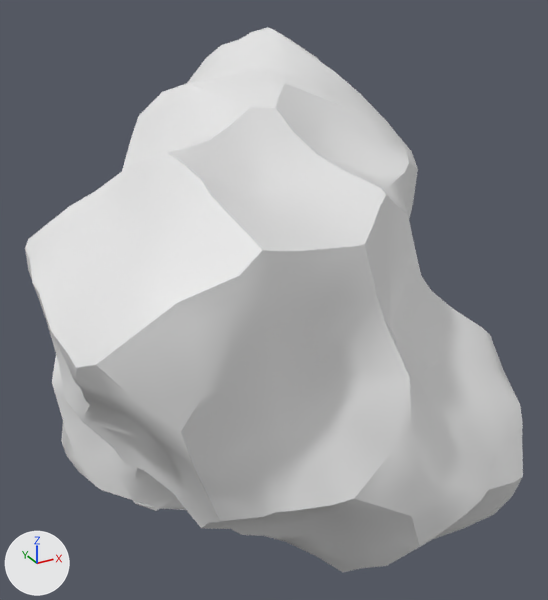
The FBX model Contents/mods/Authentic Z - Lite/media/models_X/AuthenticMeatChunk05.fbx as it was, and as the next commit left it.
One viewpoint serves both versions: a 50 mm lens placed at (-0.00041, -0.001302, 0.000553), pointed at (0.000301, -0.00001, -0.000093). Lighting does not change. The marker at lower left points along +X, +Y and +Z. Where no turn or scale is listed for an object, it has been applied to the vertices.

Names of what the first picture shows: 'rock'.
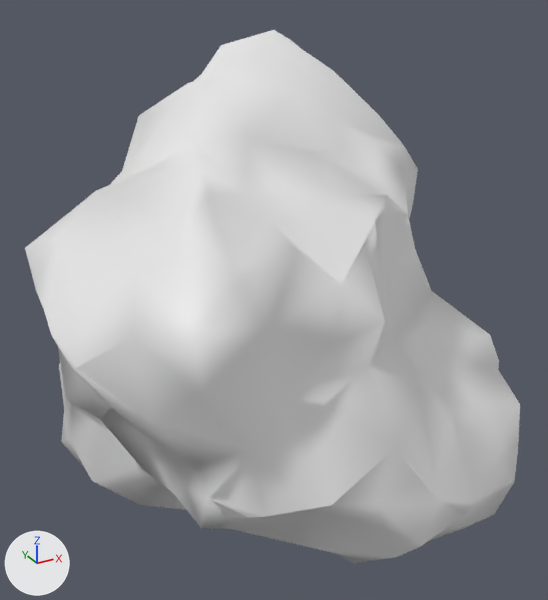
Where the newer file only moved an object's origin or applied its transform, the numbers keep the older frame.

What the commit changed:
me_rock is used by ob_rock; location (0.0, 0.0, 0.0).
me_rock had 831 vertices, 1654 faces and spanned x -0.000202..0.000712, y -0.000512..0.000524, z -0.00065..0.000429.
me_rock now has 293 vertices, 585 faces and spans x -0.000194..0.000709, y -0.000507..0.000522, z -0.00065..0.000428.
me_rock part 1: 538 vertices removed from x -0.000202..0.000712, y -0.000512..0.000524, z -0.000644..0.000429.

What differs and where, as boxes [x1, y1, x2, y2] in the pictures (548 x 600 px):
'rock', reshaped
    before: [25, 27, 523, 572]
    after: [25, 30, 520, 563]
part 1 of me_rock, deleted
    before: [25, 27, 523, 572]
